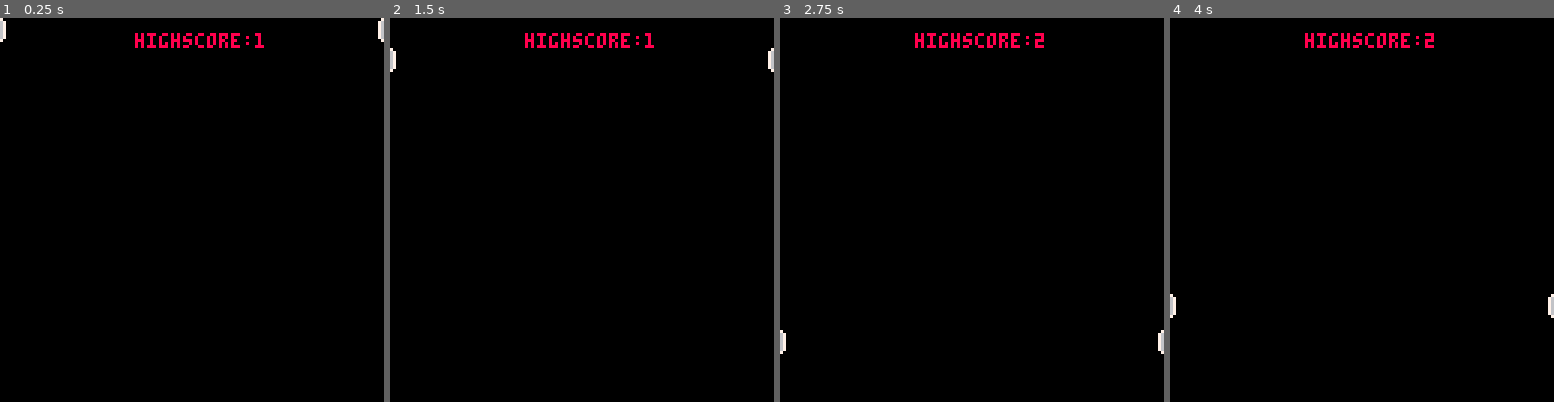
Above: before the commit, frames 1-4 (left to right).
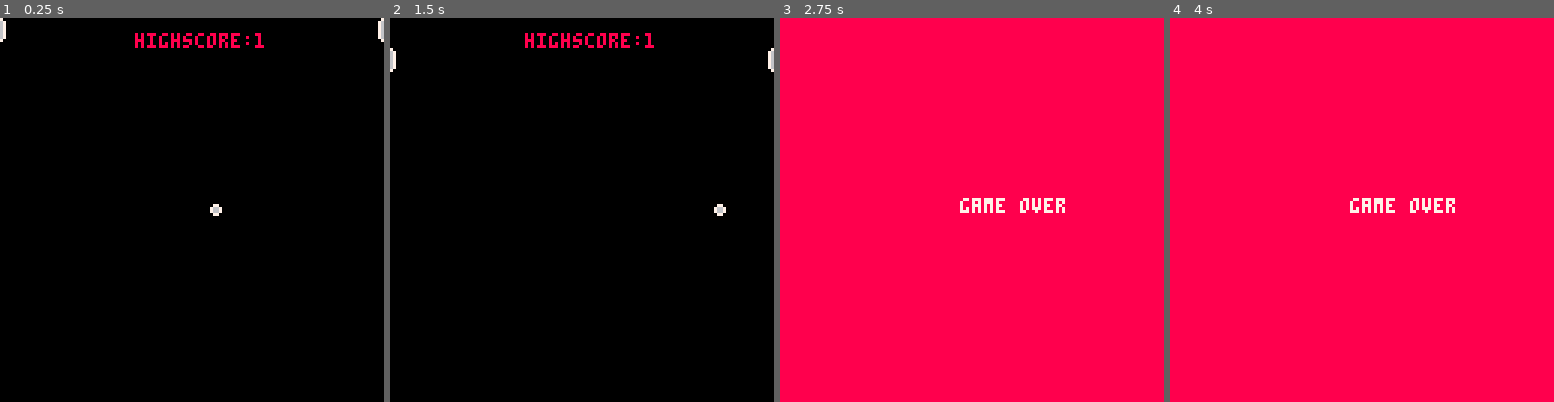
Above: after the commit, the same moments.

Repository: Ling-Lang/super_pong
Game: PICO-8 cartridge super_pong.p8
Two runs of this game, one before a commit and one after it. Both use one fixed random seed, a clock stepped at 60 frames per second and the inputs below.
Inputs:
- Up to frame 1 (0.25 s): no input
- Up to frame 2 (1.5 s): tap X (X key) at 0.33, 1.07 s; tap O (Z key) at 0.7 s
- Up to frame 3 (2.75 s): tap O (Z key) at 1.7, 2.1, 2.5 s; tap X (X key) at 1.85 s; hold Up 2.15-2.42 s
- Up to frame 4 (4 s): tap O (Z key) at 2.9, 3.3, 3.7 s; tap X (X key) at 2.97 s; hold Down 3.63-3.97 s

The runs differ from the first frame. In frame 1, less than 0.1% of the frame differs, in the area x 54-58%, y 48-52%; in frame 2, less than 0.1%; in frame 3, 99%, in the area x 0-100%, y 0-100%; in frame 4, 99%.

Commit message:
*.lua + super_pong.p8 -> Ball hinzugefügt + ball movement nach rechts

Diff:
--- a/movement.lua
+++ b/movement.lua
@@ -1,10 +1,12 @@
 function move()
     if btn(3) then player.speed=1end
     if btn(2) then player.speed=-1end
-    if(player.y<0) then player.y=120 player.score+=1end
+    if(player.y<0) then player.y=120end
     if(player.y>120) then player.y=0end
     if btn(4) then player.speed=-5end
     if btn(5) then player.speed=5end
     if(enemy.y<0) then enemy.y=120end
     if(enemy.y>120) then enemy.y=0end
+    if(ball.x>120) then player.score+=1end
+    if(ball.x<0) then player.score-=1end
 end
--- a/player_init.lua
+++ b/player_init.lua
@@ -12,6 +12,12 @@
     sp = 1,
     score = 1
 }
+ball = {
+    x = 60,
+    y = 60,
+    speedx = 1,
+    speedy = 1
+}
 function hs()
     print("highscore:", 45, 5, 136)
     print(player.score, 85, 5, 136)
--- a/super_pong.p8
+++ b/super_pong.p8
@@ -19,11 +19,13 @@
 	spr(1, player.x, player.y)
 	spr(2, 120, player.y)
 	if player.score > 3 then game_over()end
+	spr(3,ball.x,ball.y)
 	hs()
 end
 
 function _update()
 	move()
+ ball.x+=ball.speedx
 	player.y +=player.speed
 	enemy.y +=player.speed
 	player.speed=0
